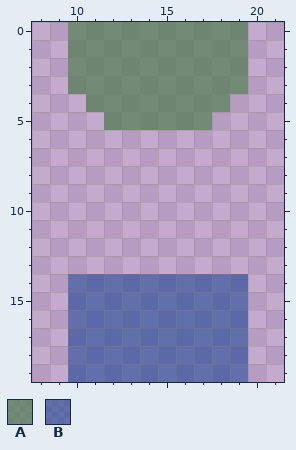
Pixel-art sprite: Tests/Snapshots/SampleView.png. Above is the file before it was changed.
The file is 30x20 pixels. Shown: x 8..21, y 0..19.
Palette (. is transparent): A #3d763d99  B #1f489499
Pixels before, first column x 10:
 0 AAAAAAAAAA
 1 AAAAAAAAAA
 2 AAAAAAAAAA
 3 AAAAAAAAAA
 4 .AAAAAAAA.
 5 ..AAAAAA..
 6 ..........
 7 ..........
 8 ..........
 9 ..........
10 ..........
11 ..........
12 ..........
13 ..........
14 BBBBBBBBBB
15 BBBBBBBBBB
16 BBBBBBBBBB
17 BBBBBBBBBB
18 BBBBBBBBBB
19 BBBBBBBBBB
Once edited:
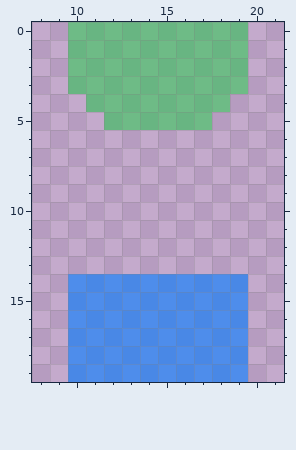
The author wrote: use standard range to fix image comparison for sample view
Edits made:
Colour A changes from #3d763d99 to #34c65899.
Colour B changes from #1f489499 to #007aff99.
